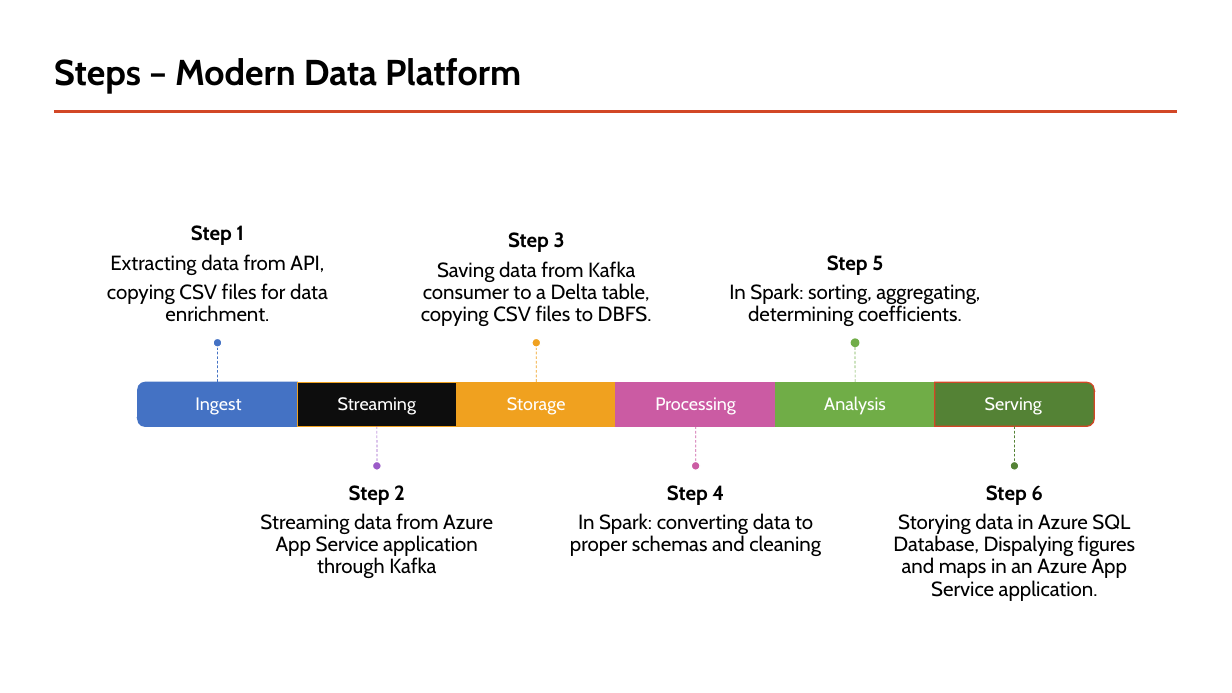
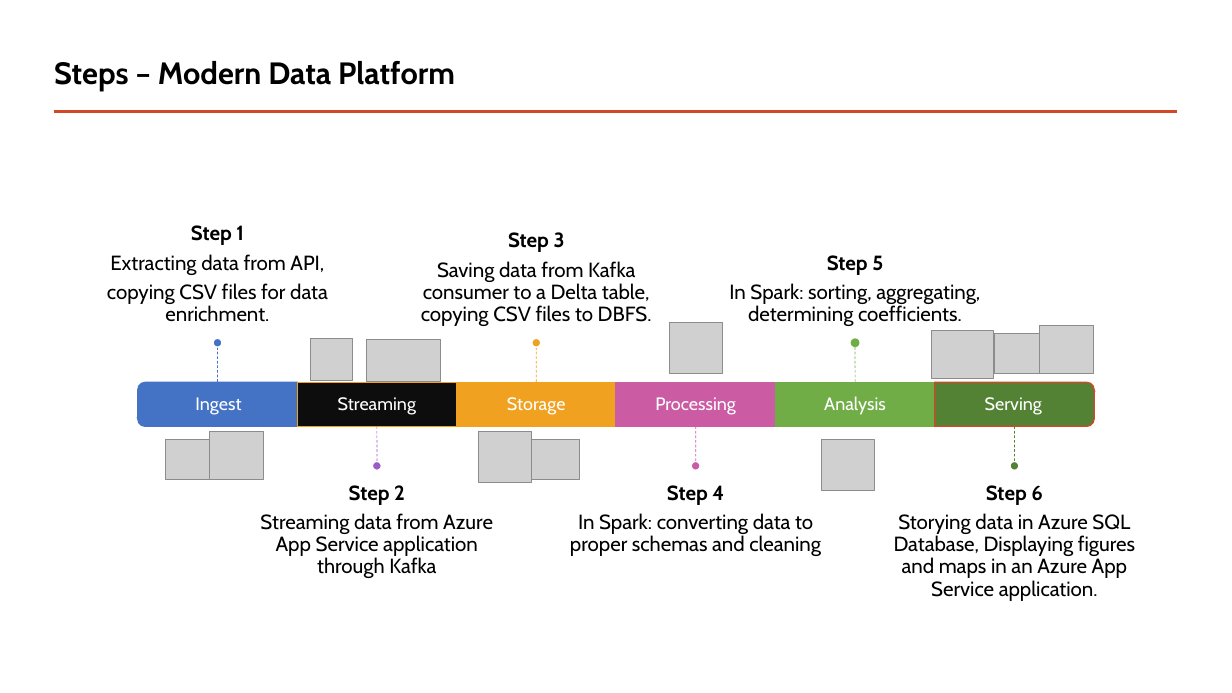
Before and after one commit to piotreks-uw-edu/kafka-weather-pipeline, a slide deck: slide 4 of Presentation/Processing Data on Air Pollution in Europe on Modern Data Platform.pptx. Drawn at 1232x693 pixels with LibreOffice and Linux fonts; fonts in the diff are those of the drawing; grey boxes stand for pictures. Boxes give left, top, right and bottom in pixels: in the first picture for what was removed or moved away, otherwise in the second. Text is boxed around its words. In the diff, an @@ line names an element or a change of style, - is before the commit and + after.

```diff
--- a/Presentation/Processing Data on Air Pollution in Europe on Modern Data Platform.pptx
+++ b/Presentation/Processing Data on Air Pollution in Europe on Modern Data Platform.pptx
@@ title "Steps – Modern Data Platform" at (x1=54, y1=61, x2=455, y2=91): size 28 to 24 pt @@
@@ picture added at (x1=670, y1=323, x2=723, y2=373) @@
@@ picture added at (x1=1040, y1=326, x2=1094, y2=374) @@
@@ picture added at (x1=311, y1=339, x2=353, y2=381) @@
@@ picture added at (x1=367, y1=340, x2=441, y2=382) @@
@@ picture added at (x1=932, y1=331, x2=994, y2=379) @@
@@ picture added at (x1=994, y1=334, x2=1039, y2=373) @@
@@ picture added at (x1=165, y1=439, x2=210, y2=479) @@
@@ picture added at (x1=210, y1=432, x2=264, y2=480) @@
@@ picture added at (x1=479, y1=432, x2=531, y2=482) @@
@@ picture added at (x1=530, y1=439, x2=580, y2=479) @@
@@ picture added at (x1=822, y1=439, x2=874, y2=490) @@
@@ text at (x1=894, y1=513, x2=1135, y2=601): text changed @@
-Storying data in Azure SQL Database, Dispalying figures and maps in an Azure App Service application.
+Storying data in Azure SQL Database, Displaying figures and maps in an Azure App Service application.
```
Also in this commit, not shown: 3 other slides changed, 12 slides added, 11 slides removed, 1 other file.
